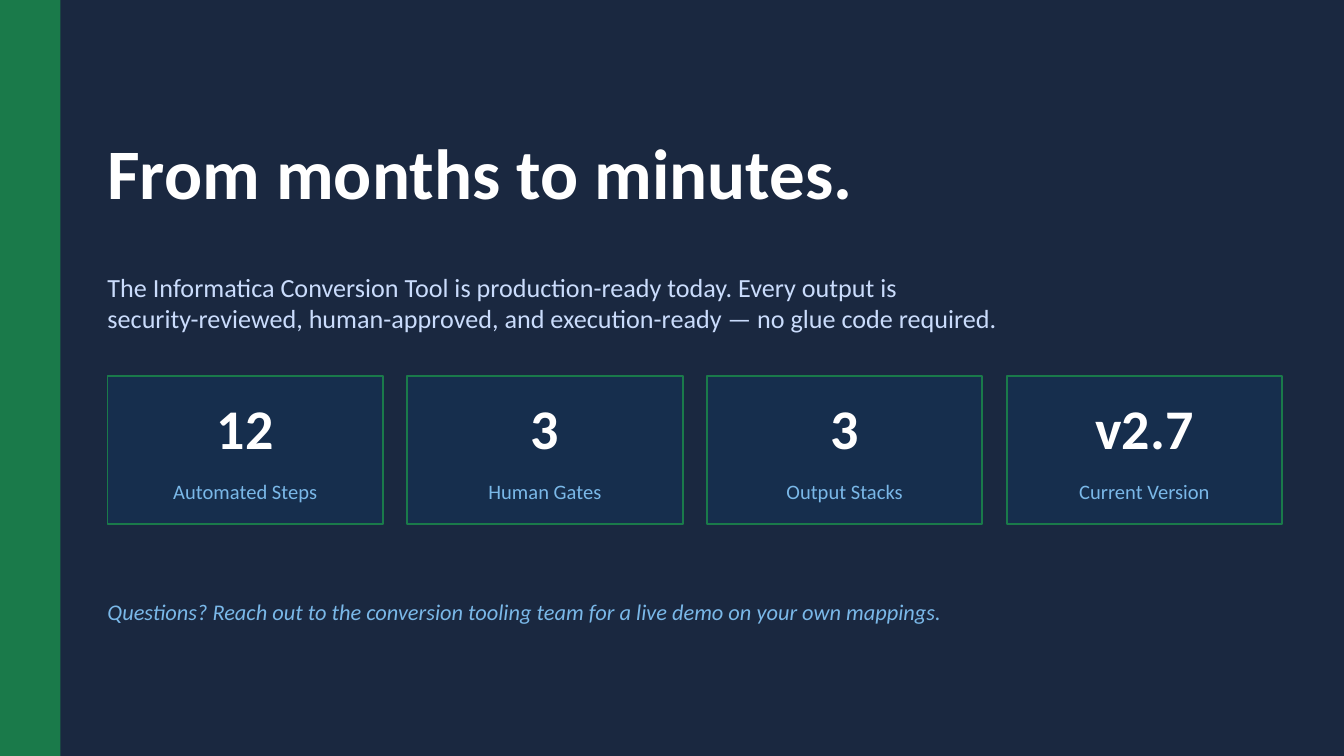
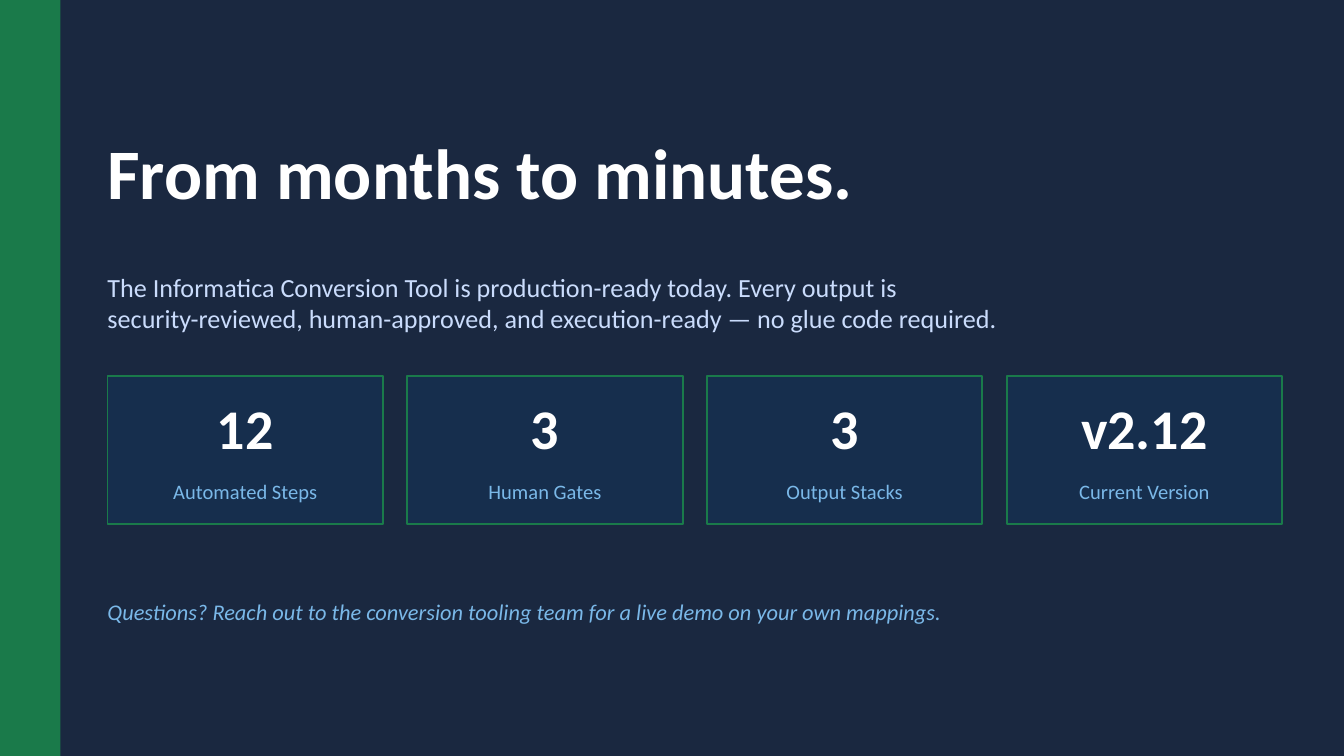
Before and after one commit to ad25343/InformaticaConversion, a slide deck: slide 7 of docs/Informatica Conversion Tool - Internal Roadshow.pptx. Drawn at 1344x756 pixels with LibreOffice and Linux fonts; fonts in the diff are those of the drawing. Boxes give left, top, right and bottom in pixels: in the first picture for what was removed or moved away, otherwise in the second. Text is boxed around its words. In the diff, an @@ line names an element or a change of style, - is before the commit and + after.

```diff
--- a/docs/Informatica Conversion Tool - Internal Roadshow.pptx
+++ b/docs/Informatica Conversion Tool - Internal Roadshow.pptx
@@ text at [1081,412,1207,450]: text changed @@
-v2.7
+v2.12
```
Also in this commit, not shown: 1 other slide changed, 1 other file.
